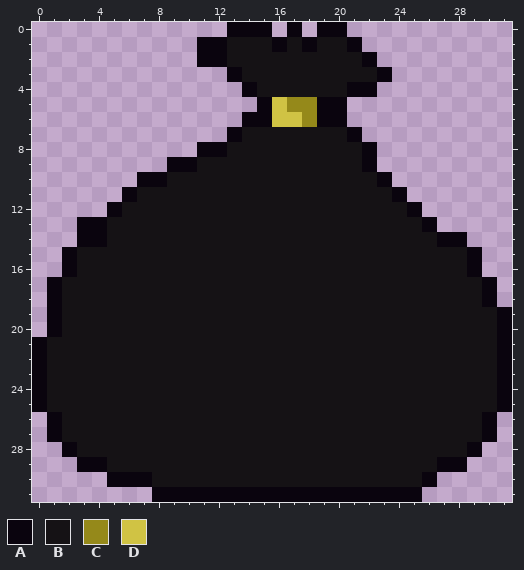
File history of a pixel-art sprite, Assets/Sprites/Clues/trash_1.png. Above: the version before the commit.
The file is 32x32 pixels. Colours within 5 levels of each other are drawn and written as one.
Palette (. is transparent): A #0a040e  B #151215  C #95891a  D #d0c344
Pixels before, first column x 0:
 0 .............AAA.A.AA...........
 1 ...........AABBBABABBA..........
 2 ...........AABBBBBBBBBA.........
 3 .............ABBBBBBBBBA........
 4 ..............ABBBBBBAA.........
 5 ...............ADCCAA...........
 6 ..............AADDCAA...........
 7 .............ABBBBBBBA..........
 8 ...........AABBBBBBBBBA.........
 9 .........AABBBBBBBBBBBA.........
10 .......AABBBBBBBBBBBBBBA........
11 ......ABBBBBBBBBBBBBBBBBA.......
12 .....ABBBBBBBBBBBBBBBBBBBA......
13 ...AABBBBBBBBBBBBBBBBBBBBBA.....
14 ...AABBBBBBBBBBBBBBBBBBBBBBAA...
15 ..ABBBBBBBBBBBBBBBBBBBBBBBBBBA..
16 ..ABBBBBBBBBBBBBBBBBBBBBBBBBBA..
17 .ABBBBBBBBBBBBBBBBBBBBBBBBBBBBA.
18 .ABBBBBBBBBBBBBBBBBBBBBBBBBBBBA.
19 .ABBBBBBBBBBBBBBBBBBBBBBBBBBBBBA
20 .ABBBBBBBBBBBBBBBBBBBBBBBBBBBBBA
21 ABBBBBBBBBBBBBBBBBBBBBBBBBBBBBBA
22 ABBBBBBBBBBBBBBBBBBBBBBBBBBBBBBA
23 ABBBBBBBBBBBBBBBBBBBBBBBBBBBBBBA
24 ABBBBBBBBBBBBBBBBBBBBBBBBBBBBBBA
25 ABBBBBBBBBBBBBBBBBBBBBBBBBBBBBBA
26 .ABBBBBBBBBBBBBBBBBBBBBBBBBBBBA.
27 .ABBBBBBBBBBBBBBBBBBBBBBBBBBBBA.
28 ..ABBBBBBBBBBBBBBBBBBBBBBBBBBA..
29 ...AABBBBBBBBBBBBBBBBBBBBBBAA...
30 .....AAABBBBBBBBBBBBBBBBBBA.....
31 ........AAAAAAAAAAAAAAAAAA......
The same view after the edit:
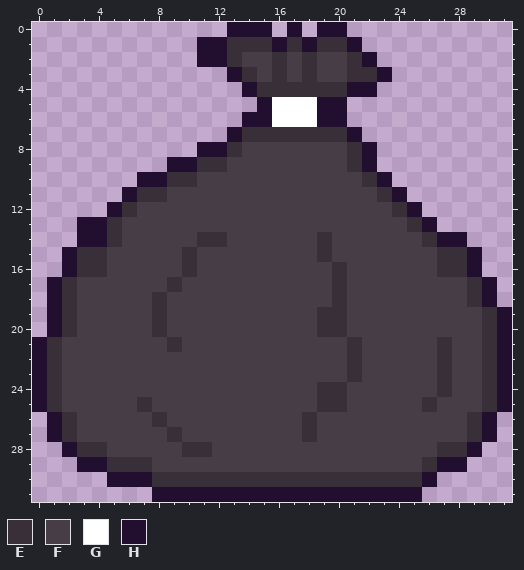
Colours new in this view: E #392f39  F #473d47  G #ffffff  H #220e2f
The exact change:
Changed rows in their new state; - is an unchanged pixel.
first column x 0:
 0 -------------HHH-H-HH-----------
 1 -----------HHEEEHEHEEH----------
 2 -----------HHEFFEFEFFEH---------
 3 -------------HEFEFEFFEEH--------
 4 --------------HEEEEEEHH---------
 5 ---------------HGGGHH-----------
 6 --------------HHGGGHH-----------
 7 -------------HEEEEEEEH----------
 8 -----------HHEFFFFFFFEH---------
 9 ---------HHEEFFFFFFFFEH---------
10 -------HHEEFFFFFFFFFFFEH--------
11 ------HEEFFFFFFFFFFFFFFEH-------
12 -----HEFFFFFFFFFFFFFFFFFEH------
13 ---HHEFFFFFFFFFFFFFFFFFFFEH-----
14 ---HHEFFFFFEEFFFFFFEFFFFFFEHH---
15 --HEEFFFFFEFFFFFFFFEFFFFFFFEEH--
16 --HEEFFFFFEFFFFFFFFFEFFFFFFEEH--
17 -HEFFFFFFEFFFFFFFFFFEFFFFFFFFEH-
18 -HEFFFFFEFFFFFFFFFFFEFFFFFFFFEH-
19 -HEFFFFFEFFFFFFFFFFEEFFFFFFFFFEH
20 -HEFFFFFEFFFFFFFFFFEEFFFFFFFFFEH
21 HEFFFFFFFEFFFFFFFFFFFEFFFFFEFFEH
22 HEFFFFFFFFFFFFFFFFFFFEFFFFFEFFEH
23 HEFFFFFFFFFFFFFFFFFFFEFFFFFEFFEH
24 HEFFFFFFFFFFFFFFFFFEEFFFFFFEFFEH
25 HEFFFFFEFFFFFFFFFFFEEFFFFFEFFFEH
26 -HEFFFFFEFFFFFFFFFEFFFFFFFFFFEH-
27 -HEFFFFFFEFFFFFFFFEFFFFFFFFFFEH-
28 --HEEFFFFFEEFFFFFFFFFFFFFFFEEH--
29 ---HHEEEFFFFFFFFFFFFFFFFFFEHH---
30 -----HHHEEEEEEEEEEEEEEEEEEH-----
31 --------HHHHHHHHHHHHHHHHHH------
Changed places in both pictures, as pixel boxes (x1, y1, x2, y2):
changed: (32, 22, 512, 502)
